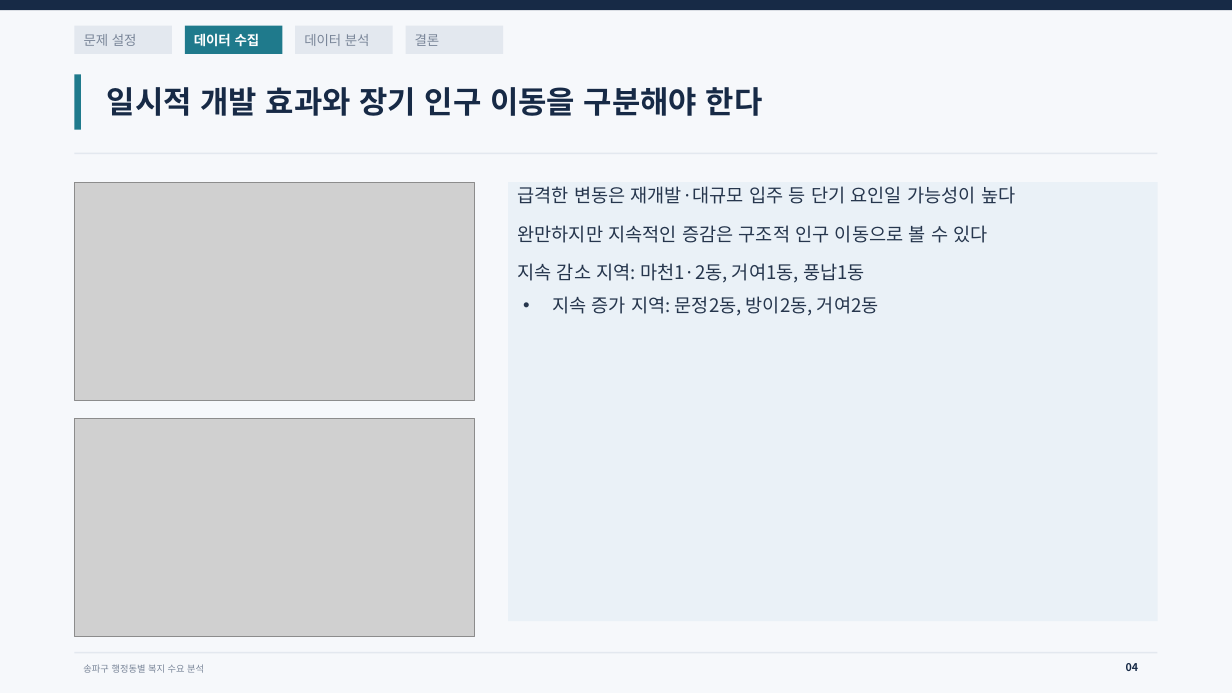
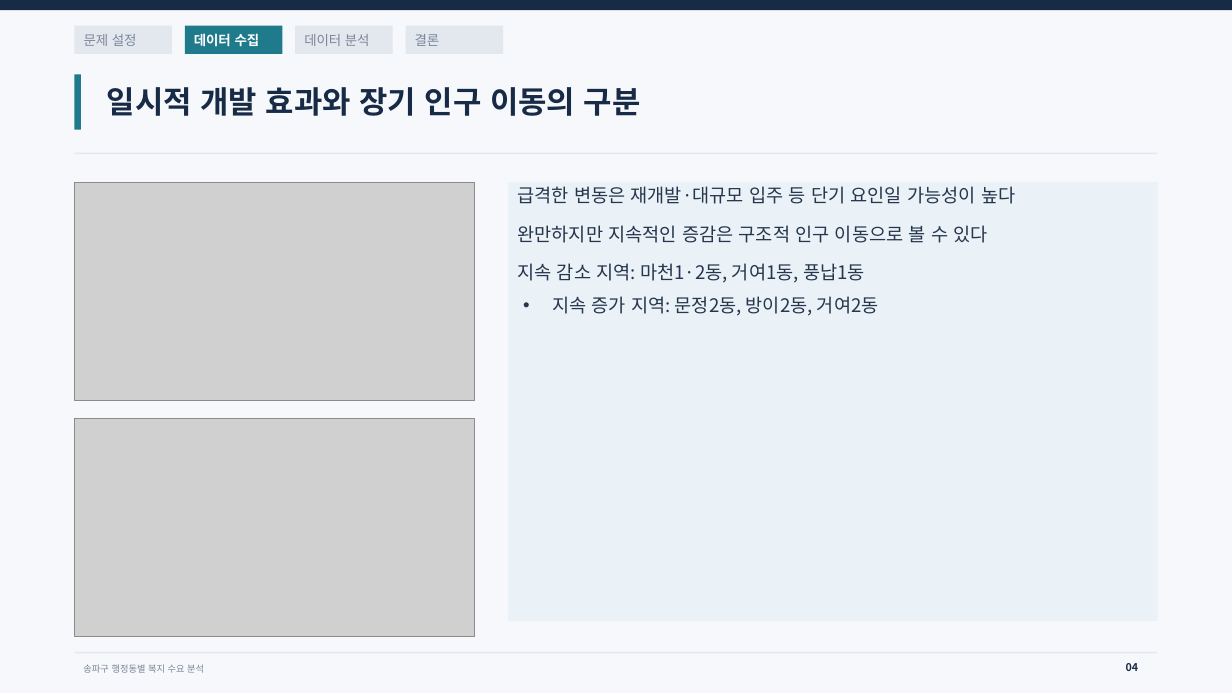
Before and after one commit to jannie601H/data_analisys_ex, a slide deck: slide 4 of Docs/송파구 행정동별 복지 개선방안.pptx. Drawn at 1232x693 pixels with LibreOffice and Linux fonts; fonts in the diff are those of the drawing; grey boxes stand for pictures. Boxes give left, top, right and bottom in pixels: in the first picture for what was removed or moved away, otherwise in the second. Text is boxed around its words. In the diff, an @@ line names an element or a change of style, - is before the commit and + after.

```diff
--- a/Docs/송파구 행정동별 복지 개선방안.pptx
+++ b/Docs/송파구 행정동별 복지 개선방안.pptx
@@ title at bbox=[107, 87, 641, 116]: text changed @@
-일시적 개발 효과와 장기 인구 이동을 구분해야 한다
+일시적 개발 효과와 장기 인구 이동의 구분
```
Also in this commit, not shown: 6 other slides changed.
